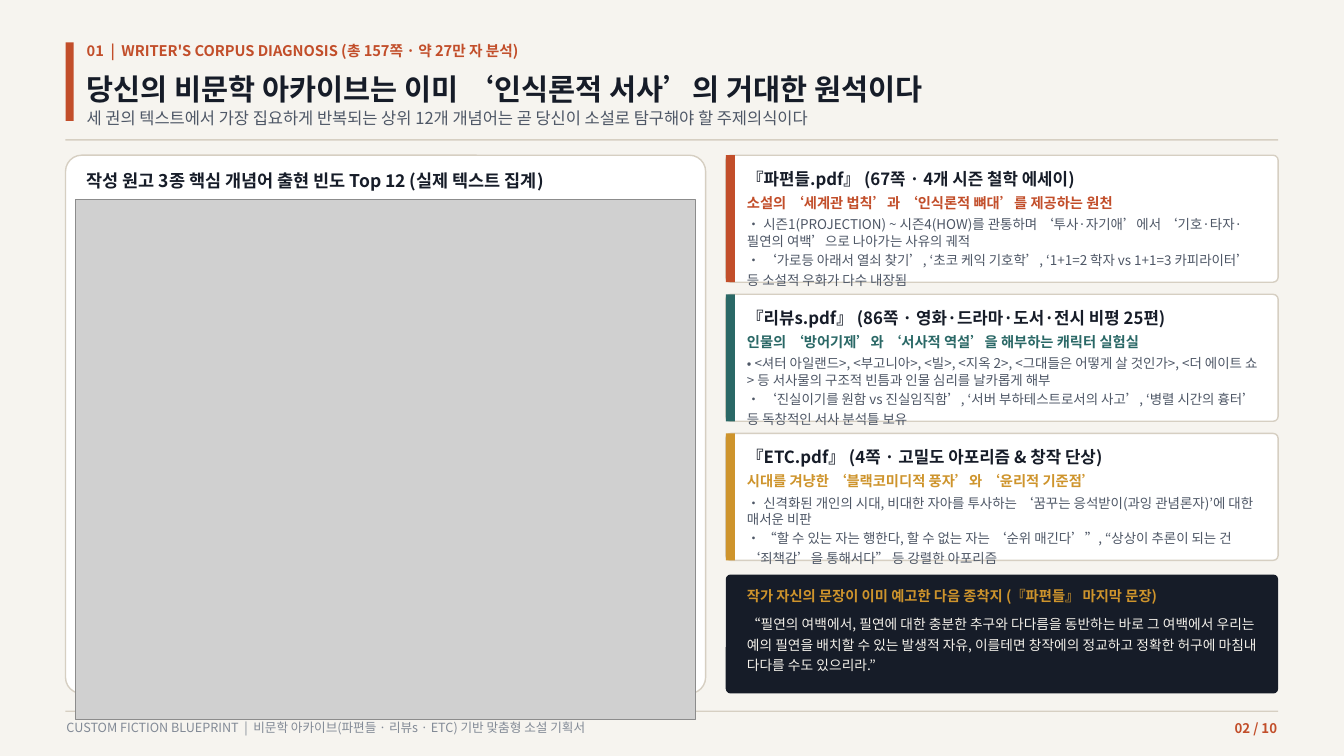
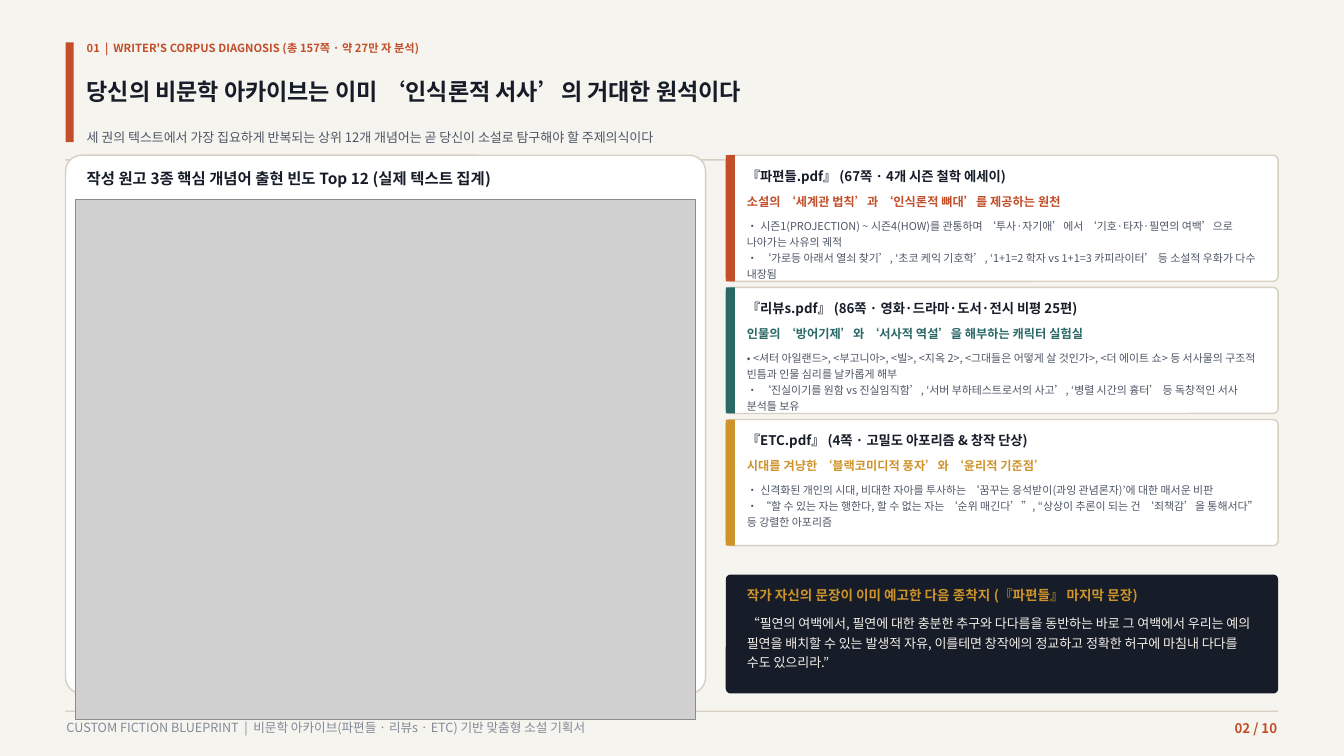
Before and after one commit to lietzsche/dev-lab, a slide deck: slide 2 of 맞춤형_소설기획_제안서.pptx. Drawn at 1344x756 pixels with LibreOffice and Linux fonts; fonts in the diff are those of the drawing; grey boxes stand for pictures. Boxes give left, top, right and bottom in pixels: in the first picture for what was removed or moved away, otherwise in the second. Text is boxed around its words. In the diff, an @@ line names an element or a change of style, - is before the commit and + after.

Commit message:
build_custom_novel_ppt.py를 ppt_module 기반으로 재작성, 제안서 재생성
build_novel_ppt.py와 동일한 수정(ppt_module 위임, 헤더/표지 제목 실측
순차 배치)에 더해, 인물 설계 표와 비문학 출처 카드처럼 설명 문단이
칸 높이보다 길어 겹치던 5개 슬라이드를 컨테이너에 맞는 가장 큰 글자
크기를 직접 탐색하는 방식으로 다시 짰다. 맞춤형_소설기획_제안서.pptx를
재생성.

```diff
--- a/맞춤형_소설기획_제안서.pptx
+++ b/맞춤형_소설기획_제안서.pptx
@@ rectangle: place and size @@
-rectangle at [66,42,74,121]
+rectangle at [66,42,74,142]
@@ text "01 | WRITER'S CORPUS DIAGNOSIS ..." at [87,42,419,54]: size 10.5 to 8 pt @@
@@ text "당신의 비문학 아카이브는 이미 ‘인식론적 ..." at [87,80,741,102]: size 21 to 16.5 pt @@
@@ text "세 권의 텍스트에서 가장 집요하게 ...": place and size @@
-text "세 권의 텍스트에서 가장 집요하게 ..." at [87,110,808,126]
+text "세 권의 텍스트에서 가장 집요하게 ..." at [87,131,653,143]
@@ text "세 권의 텍스트에서 가장 집요하게 ..." at [87,131,653,143]: size 11.8 to 9.3 pt @@
@@ rectangle: place and size @@
-rectangle at [66,139,1278,140]
+rectangle at [66,159,1278,160]
@@ text "작성 원고 3종 핵심 개념어 ..." at [87,171,490,188]: size 12.5 to 11 pt @@
@@ 2 texts, 1 rounded rectangle, 1 rectangle: place and size @@
-2 texts, 1 rounded rectangle, 1 rectangle at [726,294,1278,421]
+2 texts, 1 rounded rectangle, 1 rectangle at [726,287,1278,413]
@@ 3 texts, 1 rounded rectangle, 1 rectangle: place and size @@
-3 texts, 1 rounded rectangle, 1 rectangle at [726,434,1278,564]
+3 texts, 1 rounded rectangle, 1 rectangle at [726,419,1278,545]
@@ size 12 to 9.5 pt in 3 elements at [747,169,1006,184], [747,301,1077,316], [747,433,1027,448] @@
@@ size 10.2 to 8.7 pt in 3 elements at [747,195,1060,207], [747,327,1083,339], [747,459,1046,471] @@
@@ size 9.6 to 7.8 pt in 3 elements at [747,221,1255,279], [747,353,1255,414], [747,485,1258,527] @@
@@ text "작가 자신의 문장이 이미 예고한 ..." at [747,588,1137,603]: size 10.2 to 9.7 pt @@
@@ text "“필연의 여백에서, 필연에 대한 충분한 ..." at [747,617,1250,668]: size 9.8 to 9.3 pt @@
```
Also in this commit, not shown: 9 other slides changed, 1 other file.
